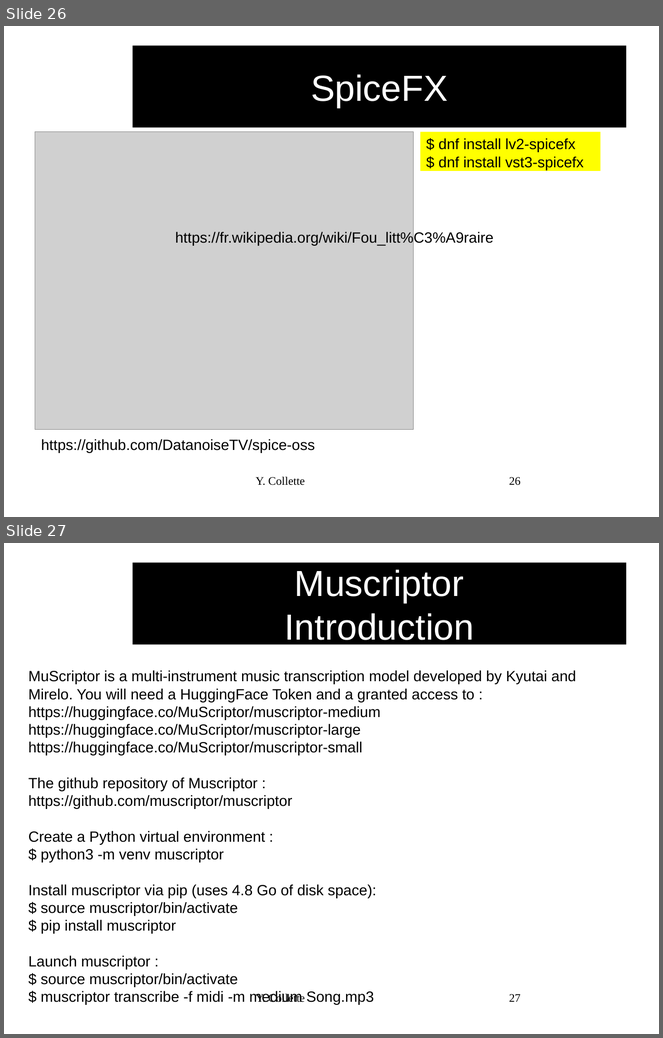
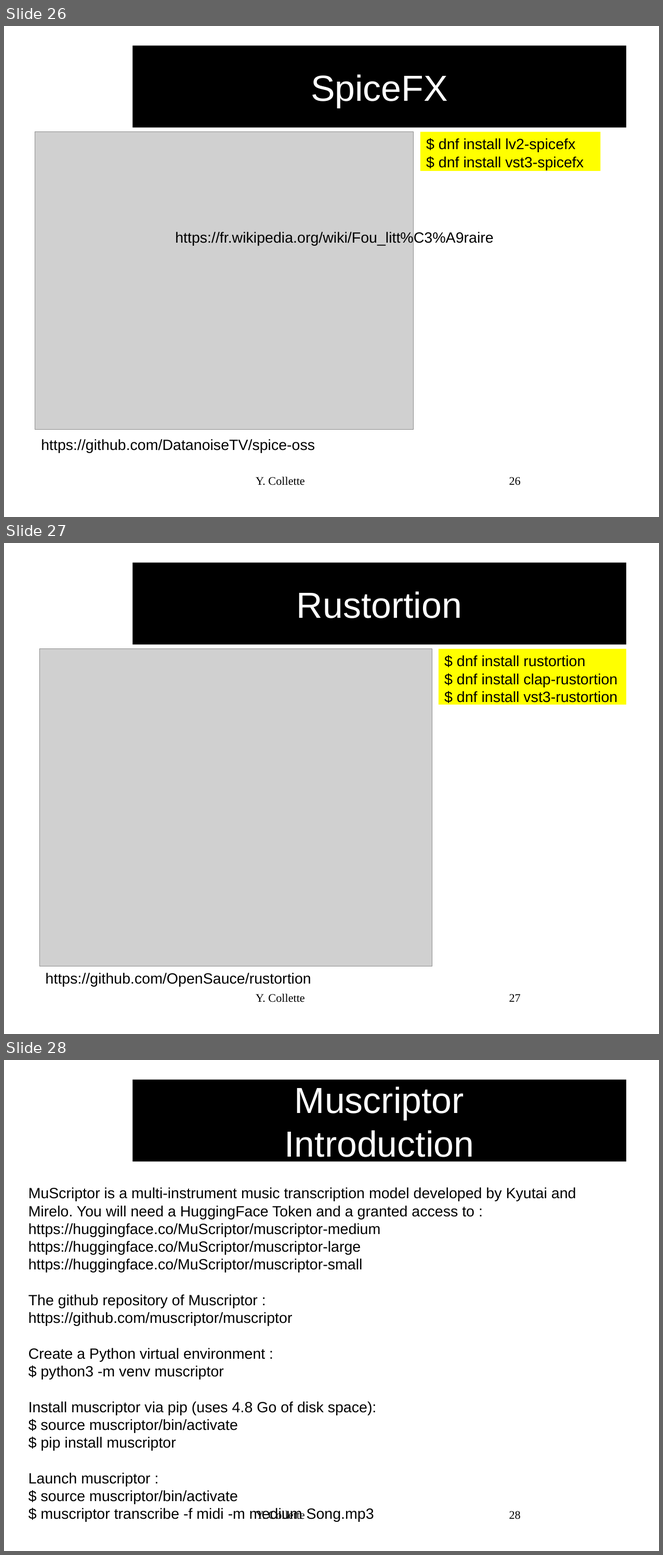
Before and after one commit to audinux/audinux.github.io, a slide deck: workshop/audio/Guitarix.odp. Shown one above the other, each under a label of ours: slides 26 and 27 before the commit, slides 26, 27 and 28 after it. The pictures are 663x1038 and 663x1555 pixels, drawn with LibreOffice and Linux fonts; fonts in the diff are those of the drawing; grey boxes stand for pictures; background and template pictures are left out. Boxes give left, top, right and bottom in pixels: in the first picture for what was removed or moved away, otherwise in the second. Text is boxed around its words. In the diff, an @@ line names an element or a change of style, - is before the commit and + after.

```diff
--- a/workshop/audio/Guitarix.odp
+++ b/workshop/audio/Guitarix.odp
@@ slide 27 added at [4, 543, 659, 1034], background #FFFFFF @@
@@ title added at [133, 563, 627, 645], fill #000000, 44 pt, text #FFFFFF @@
+Rustortion
@@ picture added at [40, 649, 432, 966] @@
@@ rectangle added at [439, 649, 626, 705], fill #FFFF00, 18 pt, text #000000 @@
+$ dnf install rustortion
+$ dnf install clap-rustortion
+$ dnf install vst3-rustortion
@@ text added at [46, 973, 311, 987], 18 pt, text #000000 @@
+https://github.com/OpenSauce/rustortion
@@ text added at [256, 994, 305, 1003], 14 pt, text #000000 @@
+Y. Collette
@@ page number added at [509, 994, 521, 1002], 14 pt, text #000000 @@
+27
@@ what was slide 27 is now slide 28 @@
@@ page number at [509, 1511, 521, 1520]: text changed @@
-27
+28
```
Also in this commit, not shown: 2 other files.
